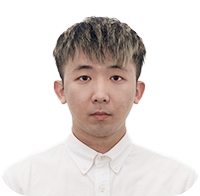
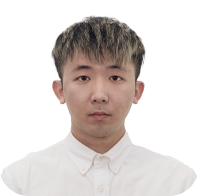
The second 200 x 196 image is a revision of the first. Changes to its layers:
removed layer "my-avatar-1" over left=1, top=15, right=199, bottom=196
added layer "图层 2" above "矩形 1" over left=0, top=15, right=198, bottom=196
